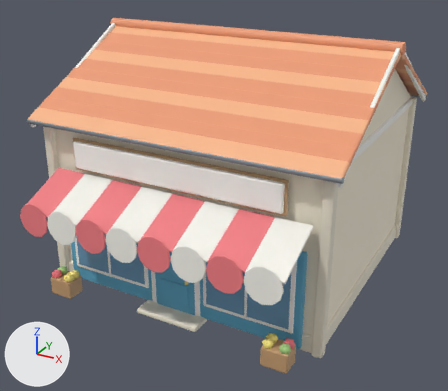
Before and after pictures for a commit that changed the Blender file source-art/bayview/shop.blend.
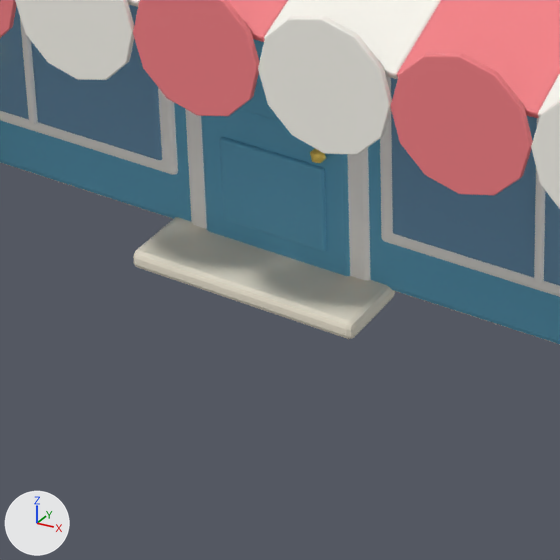
Each version appears first whole from a 50 mm lens placed at (8.97, -17.48, 10.9), pointed at (-0.03, -1.13, 2.72), and next in a close-up on the part from 23% to 56% of the width and 62% to 100% of the height. Lighting does not change. The marker at lower left points along +X, +Y and +Z. The first two pictures are the older version.

The first close-up shows 'Visual'.
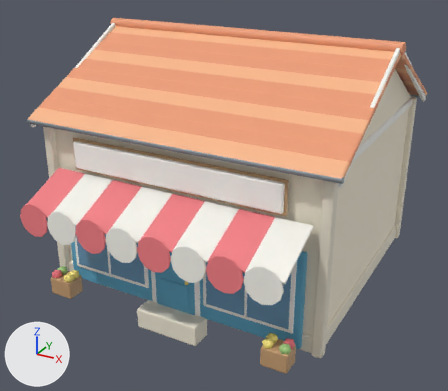
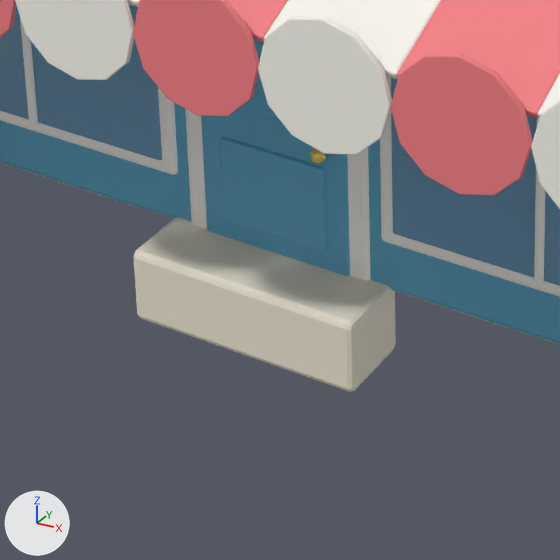
The change, as a diff of the scene's bpy script:
```diff
--- a/source-art/bayview/shop.blend.py
+++ b/source-art/bayview/shop.blend.py
@@ me_cube @@
 # used by ob_visual; location = (0.0, 0.0, 2.7)
 # verts and faces of me_cube; kept vertices keep their numbers, new ones are numbered from 7564
 # before: 5796 (-1.0, -4.75, -2.7), 5797 (-1.0, -4.8, -2.65) at pixel (136, 264), 5798 (-1.05, -4.75, -2.65) at pixel (134, 259), 5799 (-1.0, -4.79, -2.69) at pixel (137, 267), 5800 (-1.03, -4.78, -2.68) at pixel (135, 265)
 # before: 5801 (-1.04, -4.79, -2.65) at pixel (133, 262), 5802 (-1.04, -4.75, -2.69), 5810 (-1.0, -4.15, -2.7), 5811 (-1.05, -4.15, -2.65), 5812 (-1.0, -4.1, -2.65)
 # before: 5813 (-1.04, -4.15, -2.69), 5814 (-1.03, -4.12, -2.68), 5815 (-1.04, -4.11, -2.65), 5816 (-1.0, -4.11, -2.69), 5824 (1.0, -4.75, -2.7)
 # before: 5825 (1.05, -4.75, -2.65) at pixel (355, 334), 5826 (1.0, -4.8, -2.65) at pixel (346, 335), 5827 (1.04, -4.75, -2.69) at pixel (353, 337), 5828 (1.03, -4.78, -2.68) at pixel (351, 338), 5829 (1.04, -4.79, -2.65) at pixel (351, 336)
 # before: 5830 (1.0, -4.79, -2.69) at pixel (347, 338), 5838 (1.0, -4.15, -2.7), 5839 (1.0, -4.1, -2.65), 5840 (1.05, -4.15, -2.65) at pixel (394, 294), 5841 (1.0, -4.11, -2.69)
 # before: 5842 (1.03, -4.12, -2.68) at pixel (393, 295), 5843 (1.04, -4.11, -2.65) at pixel (394, 292), 5844 (1.04, -4.15, -2.69) at pixel (392, 297)
-me_cube.from_pydata(...)  # 7564 vertices, 7306 faces; spans x -5.0..5.0, y -5.95..4.7, z -2.74..5.22
+me_cube.from_pydata(...)  # 7508 vertices, 7252 faces; spans x -5.0..5.0, y -5.95..4.52, z -3.2..5.22
+# me_cube part 1
+for i in [*range(5796, 5803), *range(5810, 5817), *range(5824, 5831), *range(5838, 5845)]: verts[i] += (0.0, 0.0, -0.5)
+# other edits to the shape of me_cube do not show in these pictures
 me_cube.materials.append(mat_tint_wall)
```

What differs and where, as boxes [x1, y1, x2, y2] in the close-ups (560 x 560 px; the box of a moved part takes in the faces that stretch with it):
'Visual', reshaped
    before: [0, 0, 560, 345]
    after: [0, 0, 560, 391]
part 1 of me_cube, moved or reshaped
    before: [133, 257, 395, 339]
    after: [133, 257, 396, 391]
